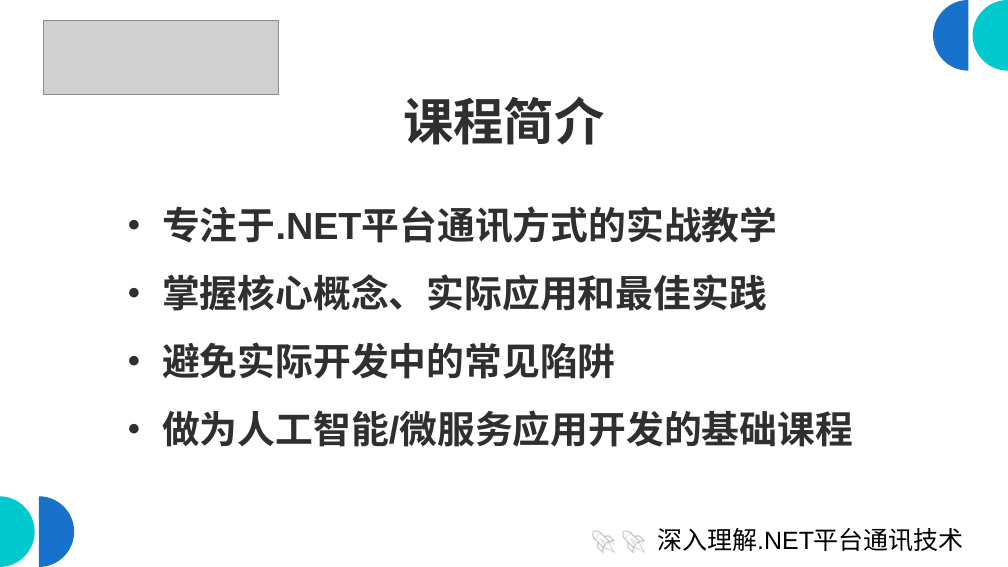
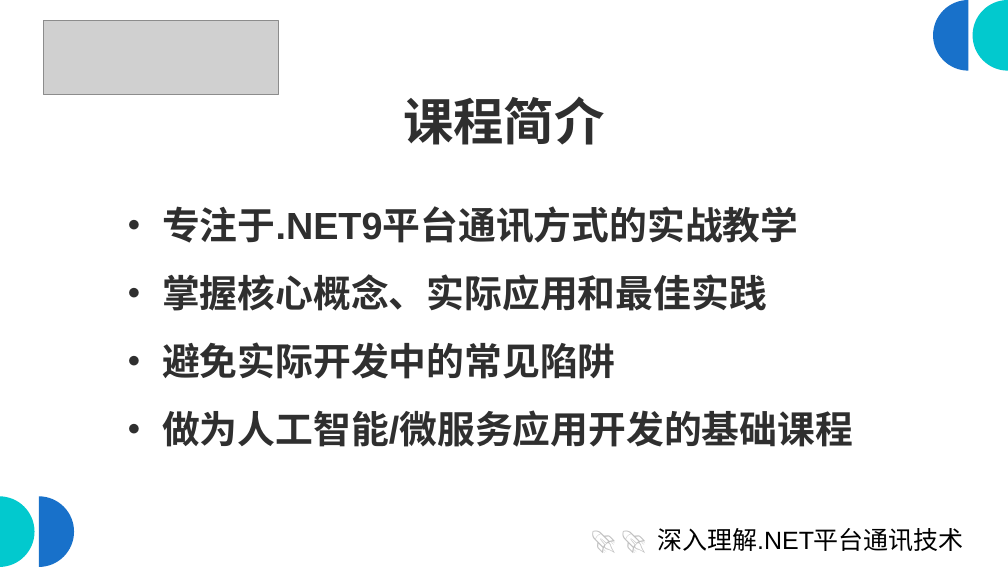
Before and after one commit to scottfly189/dotnet_net_course, a slide deck: slide 2 of src/课程大纲.odp. Drawn at 1008x567 pixels with LibreOffice and Linux fonts; fonts in the diff are those of the drawing; grey boxes stand for pictures. Boxes give left, top, right and bottom in pixels: in the first picture for what was removed or moved away, otherwise in the second. Text is boxed around its words. In the diff, an @@ line names an element or a change of style, - is before the commit and + after.

```diff
--- a/src/课程大纲.odp
+++ b/src/课程大纲.odp
@@ text at <box>162,206,798,243</box>: text changed @@
-• 专注于.NET平台通讯方式的实战教学
+• 专注于.NET9平台通讯方式的实战教学
```
Also in this commit, not shown: 6 other slides changed, 1 other file.
